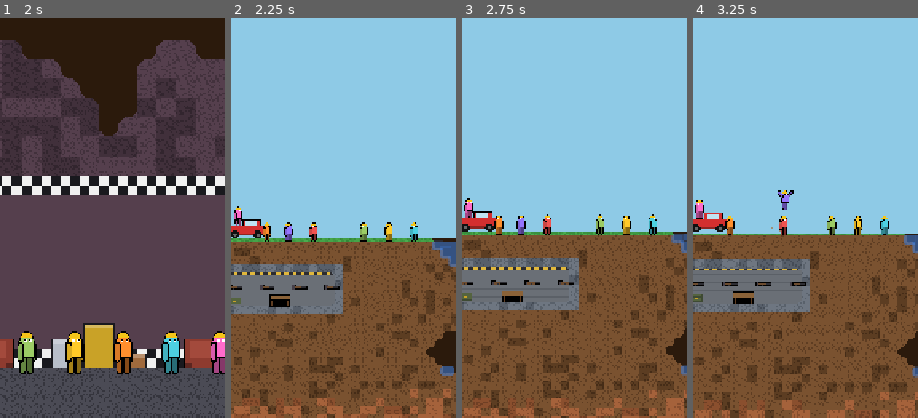
Above: before the commit, frames 1-4 (left to right).
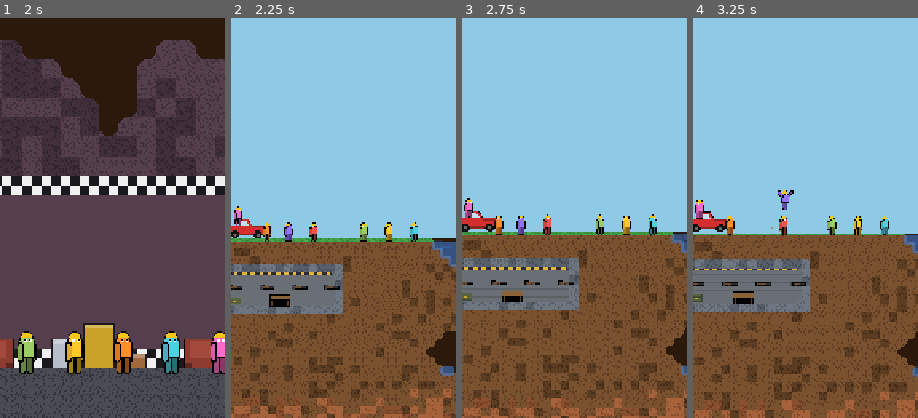
Above: after the commit, the same moments.

Repository: uchy4/dummy
Game: Godot game, scene res://scenes/menu.tscn
Same seed, same stepped clock (60 frames per second), same inputs: the game is played once before the commit and once after it.
Inputs (mouse positions are % of the whole screen's width and height, from its top left):
- Up to frame 1 (2 s): click (40, 54) at 0.52 s; type "12" at 0.6 s; click "HOST GAME" at 1.25 s
- Up to frame 2 (2.25 s): click "START GAME" at 2 s
- Up to frame 3 (2.75 s): no input
- Up to frame 4 (3.25 s): tap Enter (ui_accept) at 2.75 s; move the mouse to (72, 45) at 2.77 s; hold D (p1_right) from 2.78 s (still down); hold S (p1_kick) from 2.78 s (still down); click (72, 45) at 2.92 s; tap W (p1_jump) at 3.02 s
The pictures show only the part of the screen within x 28-78%, y 25-75%; the shares and areas given below are measured in that part.

Frame 1 is identical in both runs. In frame 2, 0.1% of the frame differs, in the area x 4-15%, y 50-53%; in frame 3, 0.2%, in the area x 4-16%, y 48-51%; in frame 4, 0.2%.

Commit message:
Truck cab: slanted windshield, set back over the rear axle
The cab narrows (22px roof) and moves rearward with a slanted
windshield polygon; the run of body ahead of it reads as the engine
hood (with shading). Native draw and web k17 match.

Co-Authored-By: Claude Fable 5 <noreply@anthropic.com>
Claude-Session: https://claude.ai/code/session_01QSJudmCHT44WHN37u3ZpBk

Diff:
--- a/bomb-shelter/scripts/bunker_props.gd
+++ b/bomb-shelter/scripts/bunker_props.gd
@@ -543,10 +543,19 @@
 	func _draw() -> void:
 		# Authored ~72x36 with the origin at the body centre.
 		draw_rect(Rect2(-36, -8, 72, 20), Color.BLACK)
-		draw_rect(Rect2(-7, -19, 34, 13), Color.BLACK)
+		# Cab sits back over the rear axle with a slanted windshield, so the
+		# stretch ahead of it reads as the engine hood.
+		draw_colored_polygon(PackedVector2Array([
+			Vector2(-15, -20), Vector2(3, -20), Vector2(11.5, -7), Vector2(-15, -7),
+		]), Color.BLACK)
 		draw_rect(Rect2(-35, -7, 70, 18), Color("d32f2f"))
-		draw_rect(Rect2(-6, -18, 32, 12), Color("d32f2f"))
-		draw_rect(Rect2(-2, -16, 20, 9), Color("bfe3f2"))
+		draw_colored_polygon(PackedVector2Array([
+			Vector2(-14, -19), Vector2(2, -19), Vector2(10, -7), Vector2(-14, -7),
+		]), Color("d32f2f"))
+		draw_colored_polygon(PackedVector2Array([
+			Vector2(-11, -16), Vector2(-1, -16), Vector2(5, -8), Vector2(-11, -8),
+		]), Color("bfe3f2"))
+		draw_rect(Rect2(11, -6, 23, 3), Color("8e2420"))  # hood shading
 		draw_rect(Rect2(-35, 7, 70, 4), Color("8e2420"))
 		draw_rect(Rect2(33, -4, 3, 4), Color("ffd54f"))
 		for wx: float in [-22.0, 22.0]:
--- a/bomb-shelter/scripts/net_hub.gd
+++ b/bomb-shelter/scripts/net_hub.gd
@@ -1003,9 +1003,12 @@
   fillPoly([[-13,6],[-12,-14],[-8,-23],[0,-27],[8,-23],[12,-14],[13,6]]);
   ctx.fillRect(-13,4,26,30);}
  else if(k===17){// red pickup: kicks shove it (wobble streams via rot)
-  ctx.fillStyle="#000";ctx.fillRect(-36,-8,72,20);ctx.fillRect(-7,-19,34,13);
-  ctx.fillStyle="#d32f2f";ctx.fillRect(-35,-7,70,18);ctx.fillRect(-6,-18,32,12);
-  ctx.fillStyle="#bfe3f2";ctx.fillRect(-2,-16,20,9);
+  ctx.fillStyle="#000";ctx.fillRect(-36,-8,72,20);
+  fillPoly([[-15,-20],[3,-20],[11.5,-7],[-15,-7]]);
+  ctx.fillStyle="#d32f2f";ctx.fillRect(-35,-7,70,18);
+  fillPoly([[-14,-19],[2,-19],[10,-7],[-14,-7]]);
+  ctx.fillStyle="#bfe3f2";fillPoly([[-11,-16],[-1,-16],[5,-8],[-11,-8]]);
+  ctx.fillStyle="#8e2420";ctx.fillRect(11,-6,23,3);
   ctx.fillStyle="#8e2420";ctx.fillRect(-35,7,70,4);
   ctx.fillStyle="#ffd54f";ctx.fillRect(33,-4,3,4);
   for(var w=-22;w<=22;w+=44){ctx.fillStyle="#111";
